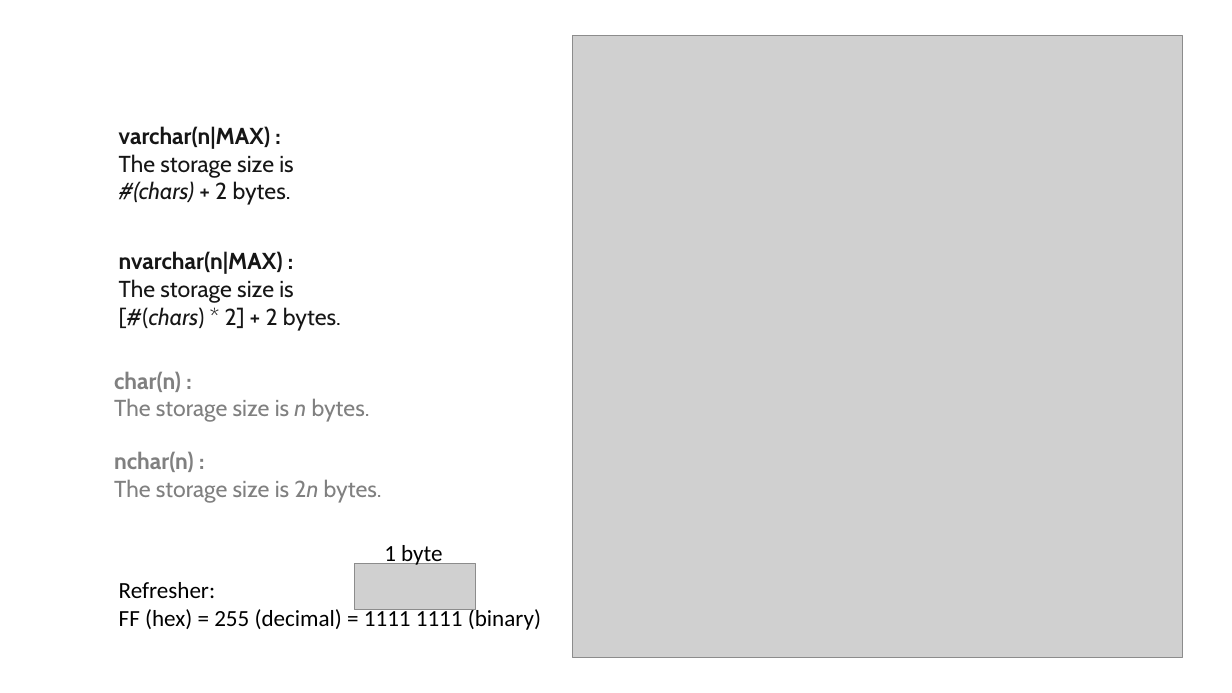
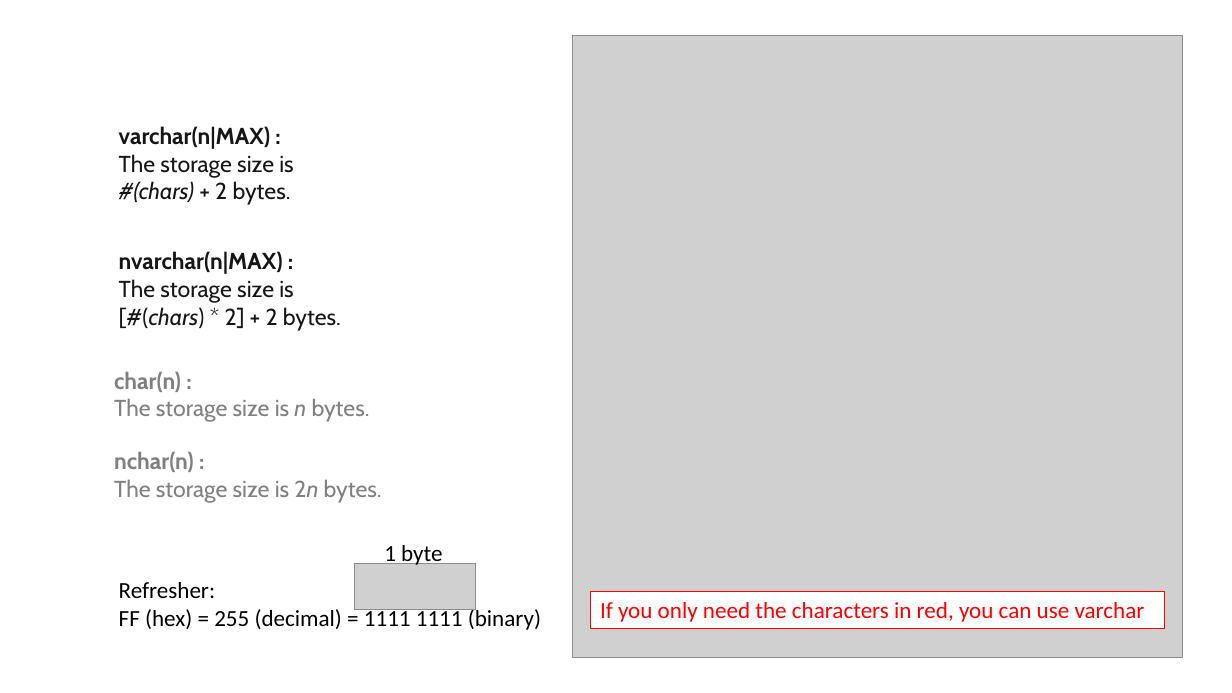
Before and after one commit to jbfoushee/MyPresentations, a slide deck: slide 16 of TSQL_JSON_Operators/TSQL_JSON_Operators.pptx. Drawn at 1232x693 pixels with LibreOffice and Linux fonts; fonts in the diff are those of the drawing; grey boxes stand for pictures. Boxes give left, top, right and bottom in pixels: in the first picture for what was removed or moved away, otherwise in the second. Text is boxed around its words. In the diff, an @@ line names an element or a change of style, - is before the commit and + after.

```diff
--- a/TSQL_JSON_Operators/TSQL_JSON_Operators.pptx
+++ b/TSQL_JSON_Operators/TSQL_JSON_Operators.pptx
@@ rectangle added at [592,592,1165,628], fill #FFFFFF, outline #FF0000 0.75 pt, 18 pt, text #FF0000 @@
+If you only need the characters in red, you can use varchar
```
Also in this commit, not shown: 7 other slides changed, 1 slide added.
